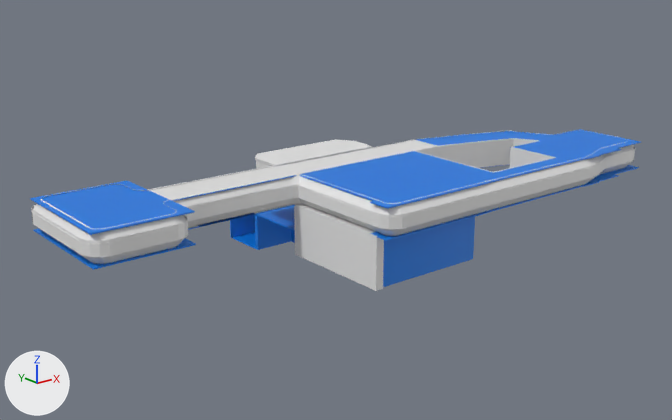
A saved change to the Blender file BlenderModels/Chapter1/Chapter1-1Mesh.blend.
Both versions are drawn from a camera (50 mm lens) standing at (-86.1, -114.2, 52.0) and looking at (-0.1, -6.7, 9.1). Arrows for +X, +Y and +Z are at lower left; the lights stay in place.
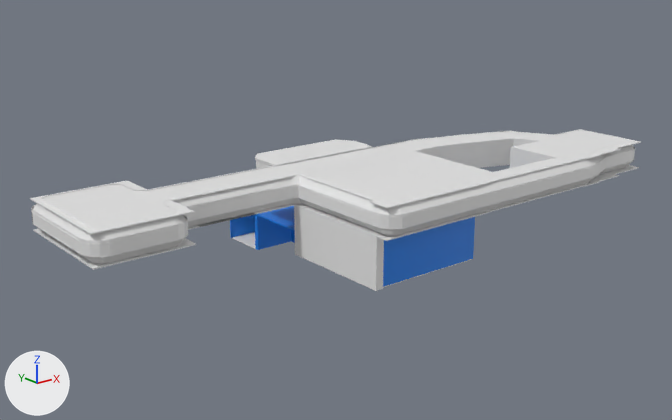
What differs and where, as boxes [x1, y1, x2, y2] in the pictures (672 x 420 px):
part 1 of me_plane_001, recoloured (blue to white)
    both: [33, 164, 639, 287]
part 2 of me_plane_004, recoloured (blue to white)
    both: [30, 129, 641, 235]

The change, as a list of edits to the scene's bpy script:
```text
Change me_plane_001:
    where me_plane_001.from_pydata(...)  # 210 vertices, 202 faces; spans x -4.69..4.92, y -7.96..6.98, z -12.15..0.01
    used by ob_plane_002; location = (0.5, -6.7, 12.5); scale = (9.48, 2.88, 1.0)
    remove me_plane_001.materials.append(mat_ground1)  # white #e7e7e7
    me_plane_001 part 1: all 195 faces that had it switch from mat_texturetransitionmaterial (blue #007be7) to no material
Change me_plane_004:
    where me_plane_004.from_pydata(...)  # 166 vertices, 158 faces; spans x -4.69..4.92, y -7.96..3.35, z -0.15..0.0
    used by ob_ceiling; location = (0.5, -6.7, 16.9); scale = (9.48, 2.88, 1.0)
    remove me_plane_004.materials.append(mat_ground1_004)  # white #e7e7e7
    me_plane_004 part 2: all 150 faces that had it switch from mat_texturetransitionmaterial_005 (blue #007be7) to no material
```
